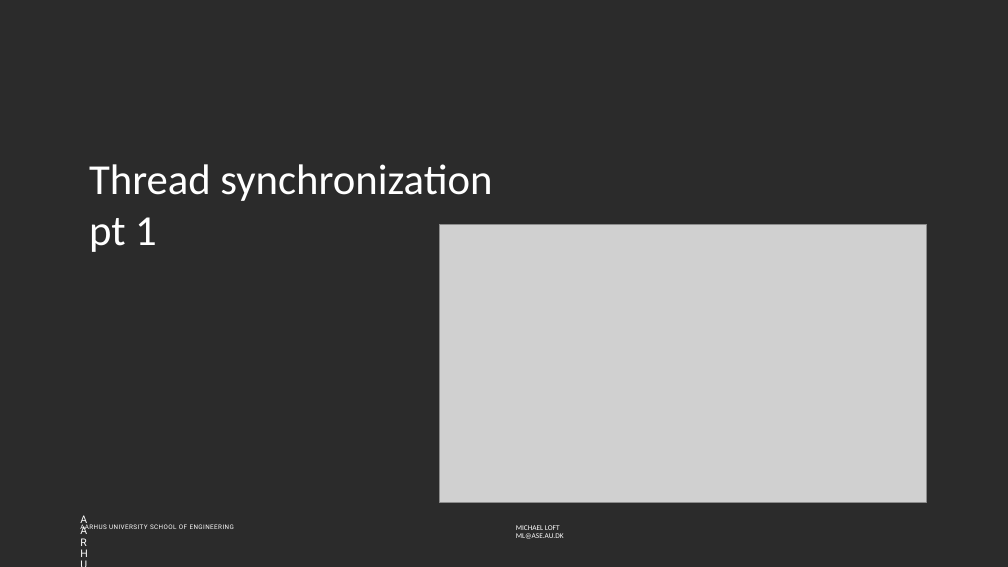
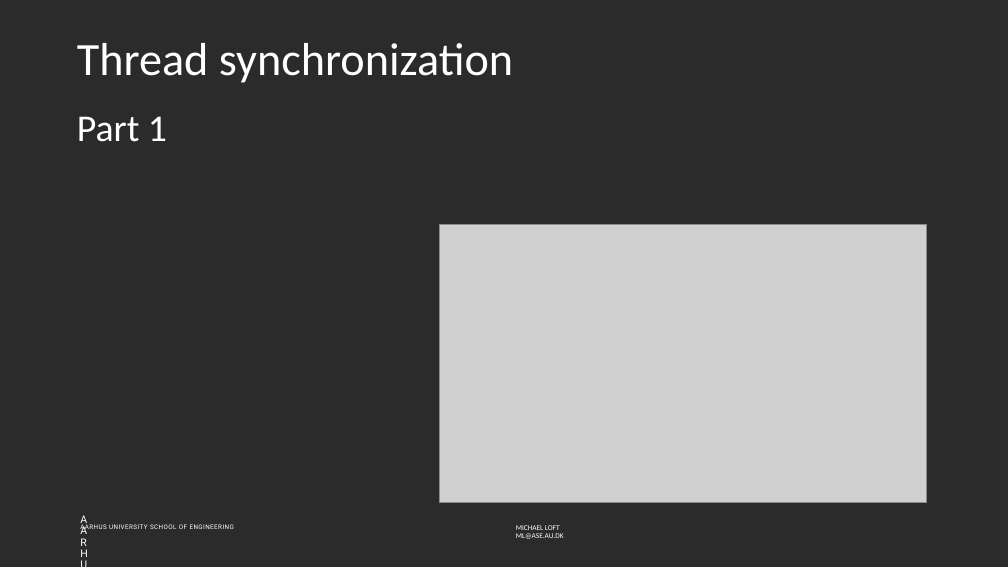
Before and after one commit to codesmurf/st3its3_teaching, a slide deck: slide 1 of 05 Thread Synchronization 1/Thread Synchronization.pptx. Drawn at 1008x567 pixels with LibreOffice and Linux fonts; fonts in the diff are those of the drawing; grey boxes stand for pictures; background and template pictures are left out; a plain dark background stands for a picture behind light text. Boxes give left, top, right and bottom in pixels: in the first picture for what was removed or moved away, otherwise in the second. Text is boxed around its words. In the diff, an @@ line names an element or a change of style, - is before the commit and + after.

Commit message:
Updates to Thread sync slides

```diff
--- a/05 Thread Synchronization 1/Thread Synchronization.pptx
+++ b/05 Thread Synchronization 1/Thread Synchronization.pptx
@@ title added at [77, 43, 513, 83], 44 pt, text #FFFFFF @@
+Thread synchronization
@@ text at [77, 116, 167, 142]: text changed; size 40.7 to 36 pt @@
-Thread synchronization
-pt 1
+Part 1
```
Also in this commit, not shown: 10 other slides changed, 12 slides added, 1 other file.
